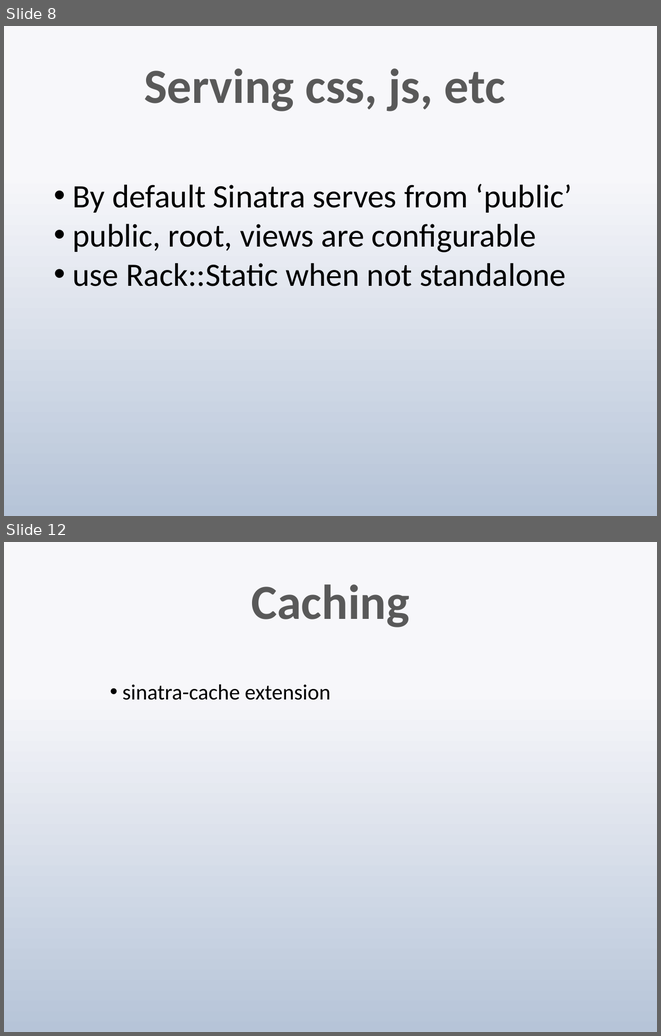
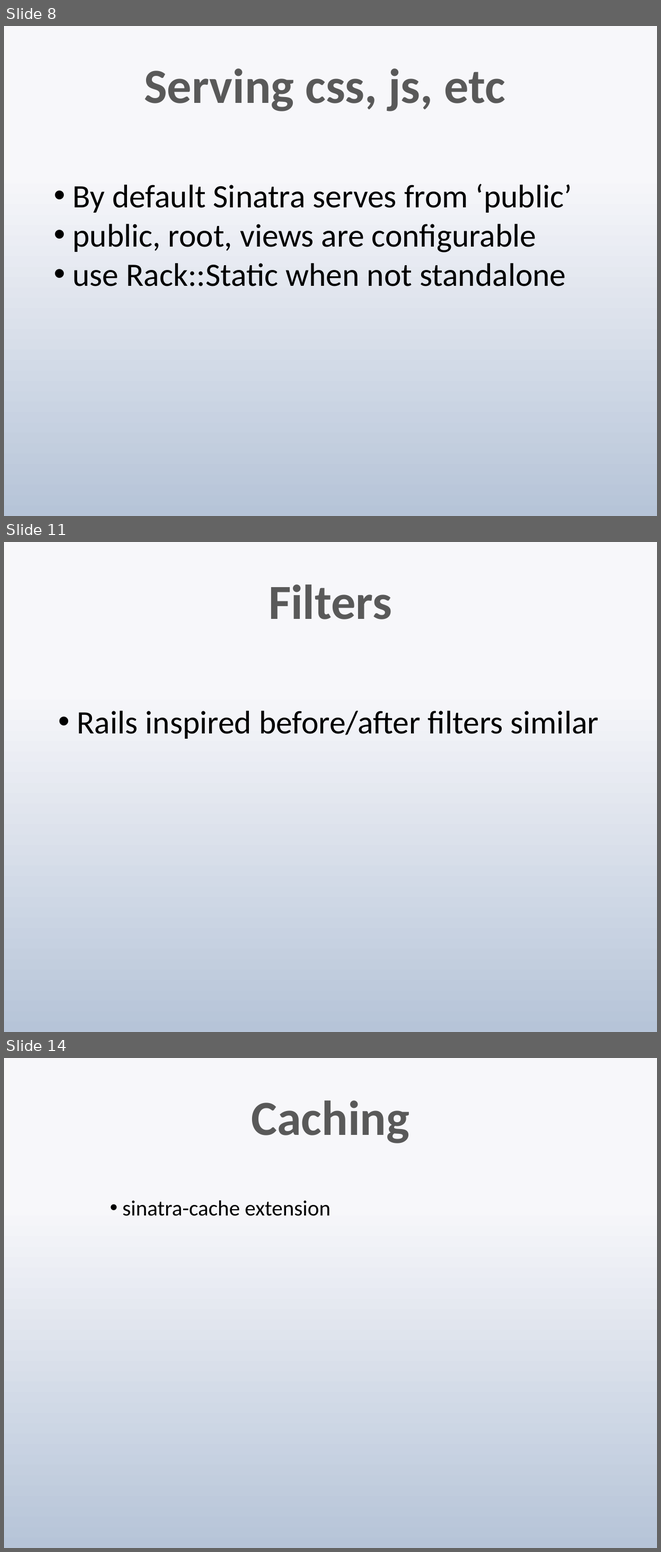
Before and after one commit to techwhizbang/sinatra_slideshow, a slide deck: sinatra.pptx. Shown one above the other, each under a label of ours: slides 8 and 12 before the commit, slides 8, 11 and 14 after it; the slides between them are not shown. The pictures are 661x1036 and 661x1552 pixels, drawn with LibreOffice and Linux fonts; fonts in the diff are those of the drawing. Boxes give left, top, right and bottom in pixels: in the first picture for what was removed or moved away, otherwise in the second. Text is boxed around its words. In the diff, an @@ line names an element or a change of style, - is before the commit and + after.

```diff
--- a/sinatra.pptx
+++ b/sinatra.pptx
@@ slide 11 added at (4, 542, 657, 1032), background gradient #F7F9FB to #B7C6D9 @@
@@ title added at (268, 584, 392, 619), 54 pt, text gradient #595959 to #262626, bold @@
+Filters
@@ text added at (77, 711, 599, 739), 36 pt, text #000000 @@
+• Rails inspired before/after filters similar
@@ what was slide 12 is now slide 14 @@
```
Also in this commit, not shown: 6 slides changed, 1 other slide added.
